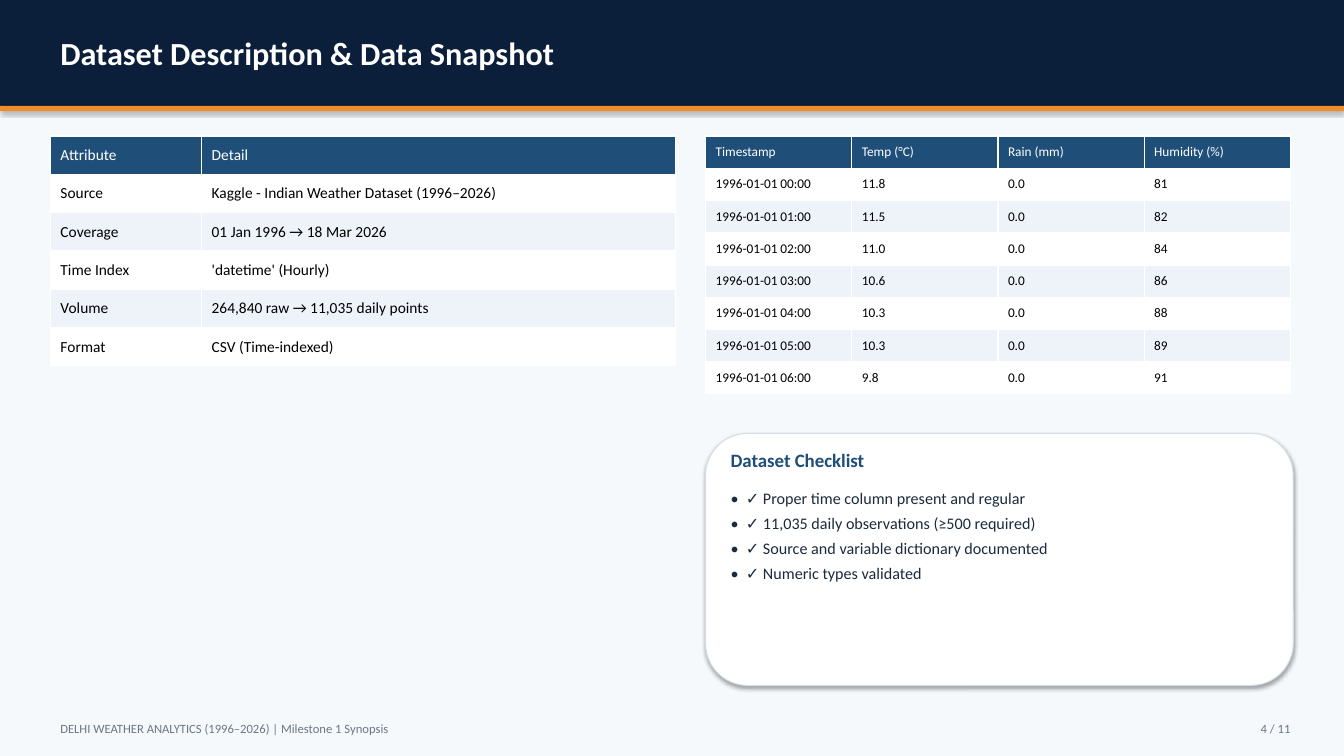
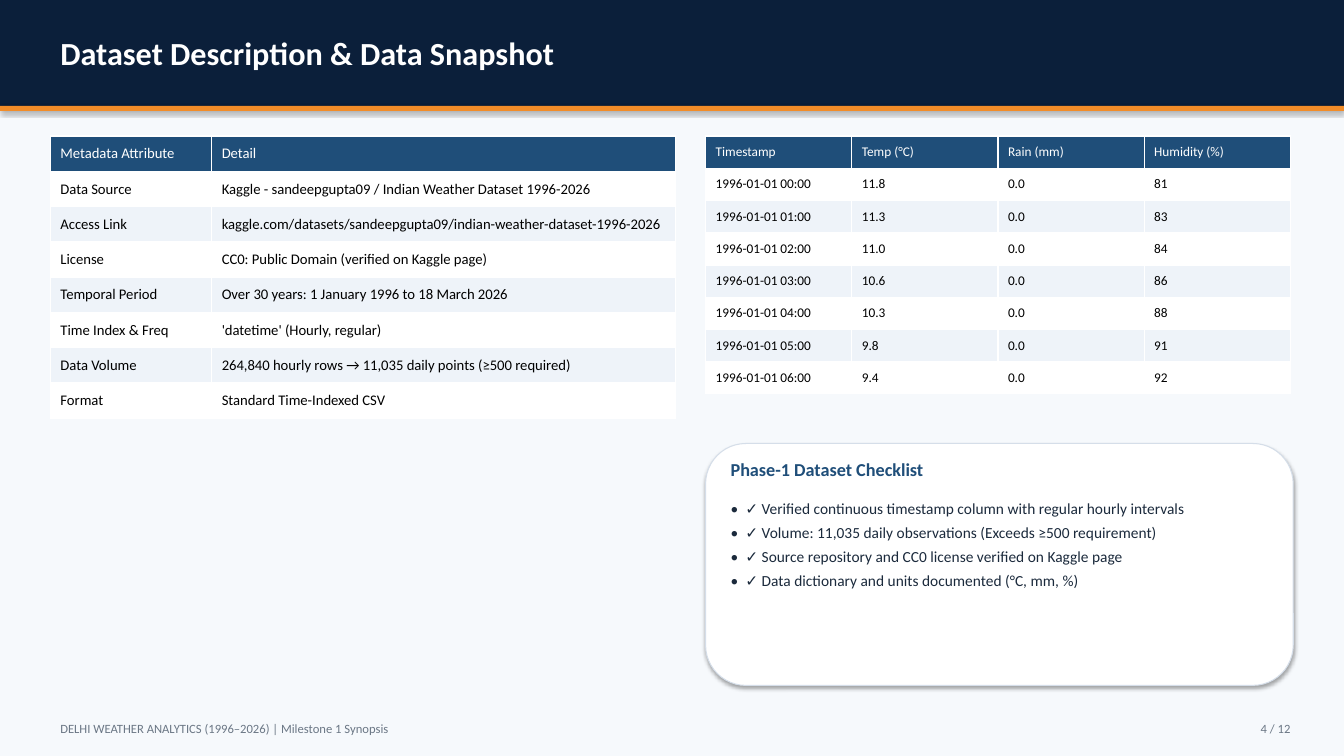
Before and after one commit to dhruvsaini-code/weather-forecasting, a slide deck: slide 4 of milestone1_output/Milestone1_Synopsis.pptx. Drawn at 1344x756 pixels with LibreOffice and Linux fonts; fonts in the diff are those of the drawing. Boxes give left, top, right and bottom in pixels: in the first picture for what was removed or moved away, otherwise in the second. Text is boxed around its words. In the diff, an @@ line names an element or a change of style, - is before the commit and + after.

Commit message:
fix: address 10 Milestone 1 evaluation review items (duplicate timestamps audit, 12-slide ceiling, dates, license, rubric-aligned review of systems)

```diff
--- a/milestone1_output/Milestone1_Synopsis.pptx
+++ b/milestone1_output/Milestone1_Synopsis.pptx
@@ table at <box>50,136,676,418</box> @@
-row 1: Attribute | Detail
-row 2: Source | Kaggle - Indian Weather Dataset (1996–2026)
-row 3: Coverage | 01 Jan 1996 → 18 Mar 2026
-row 4: Time Index | 'datetime' (Hourly)
-row 5: Volume | 264,840 raw → 11,035 daily points
-row 6: Format | CSV (Time-indexed)
+row 1: Metadata Attribute | Detail
+row 2: Data Source | Kaggle - sandeepgupta09 / Indian Weather Dataset 1996-2026
+row 3: Access Link | kaggle.com/datasets/sandeepgupta09/indian-weather-dataset-1996-2026
+row 4: License | CC0: Public Domain (verified on Kaggle page)
+row 5: Temporal Period | Over 30 years: 1 January 1996 to 18 March 2026
+row 6: Time Index & Freq | 'datetime' (Hourly, regular)
+row 7: Data Volume | 264,840 hourly rows → 11,035 daily points (≥500 required)
+row 8: Format | Standard Time-Indexed CSV
@@ table at <box>706,136,1291,394</box> @@
-row 3, column 2: 11.5
+row 3, column 2: 11.3
-row 3, column 4: 82
+row 3, column 4: 83
-row 7, column 2: 10.3
+row 7, column 2: 9.8
-row 7, column 4: 89
+row 7, column 4: 91
-row 8, column 2: 9.8
+row 8, column 2: 9.4
-row 8, column 4: 91
+row 8, column 4: 92
@@ rounded rectangle: place and size @@
-rounded rectangle at <box>706,434,1294,686</box>
+rounded rectangle at <box>706,444,1294,686</box>
@@ text at <box>731,463,923,476</box>: text changed; size 13.5 to 13 pt @@
-Dataset Checklist
+Phase-1 Dataset Checklist
@@ text at <box>762,503,1184,589</box>: text changed; size 11.5 to 11 pt @@
-• ✓ Proper time column present and regular
-• ✓ 11,035 daily observations (≥500 required)
-• ✓ Source and variable dictionary documented
-• ✓ Numeric types validated
+• ✓ Verified continuous timestamp column with regular hourly intervals
+• ✓ Volume: 11,035 daily observations (Exceeds ≥500 requirement)
+• ✓ Source repository and CC0 license verified on Kaggle page
+• ✓ Data dictionary and units documented (°C, mm, %)
```
Also in this commit, not shown: 9 other slides changed, 2 slides added, 1 slide removed, 22 other files.
